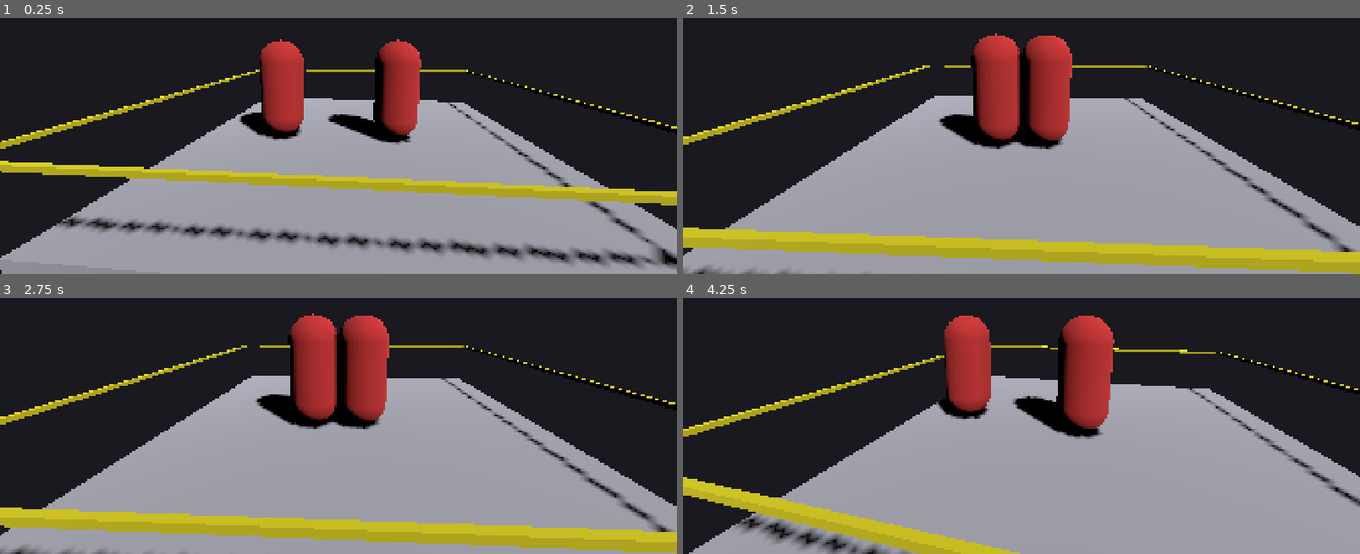
Above: before the commit, frames 1-4 (two rows, left to right).
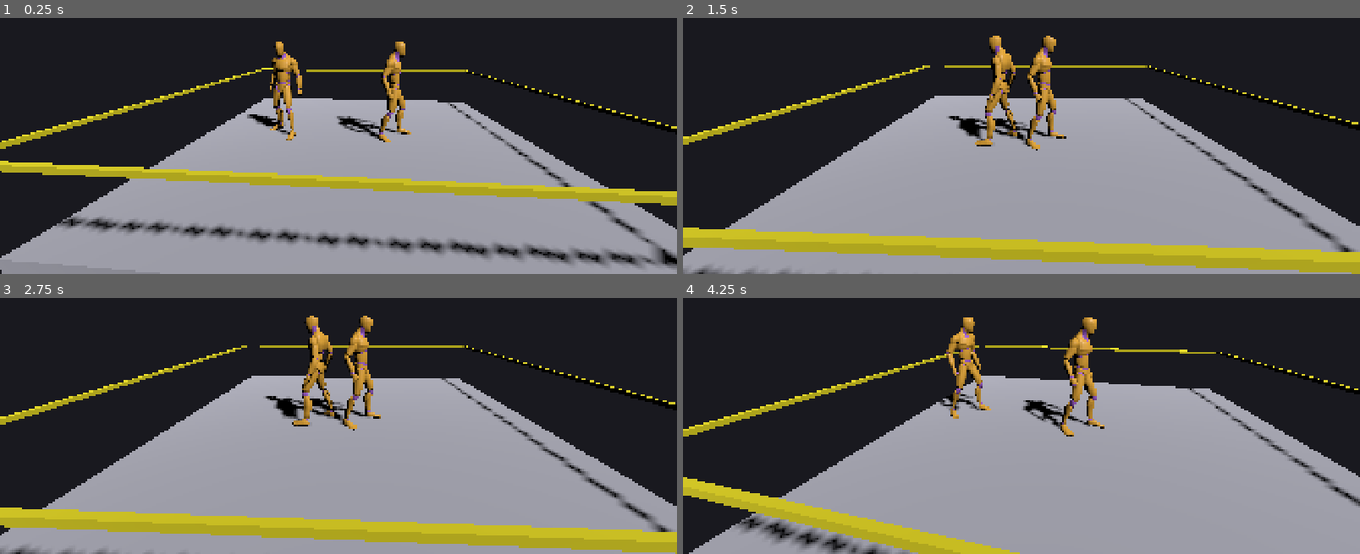
Above: after the commit, the same moments.

Repository: denhamd2/aegis
Game: Godot game, scene res://scenes/match.tscn
Same seed, same stepped clock (60 frames per second), same inputs: the game is played once before the commit and once after it.
Inputs:
- Up to frame 1 (0.25 s): no input
- Up to frame 2 (1.5 s): hold D (move_right) 0.53-1.28 s; tap K (grapple) at 0.6 s; hold S (move_down) from 1.28 s (still down); tap L (reversal) at 1.35 s
- Up to frame 3 (2.75 s): release S (move_down) at 2.03 s; hold D (move_right) from 2.03 s (still down); tap J (strike) at 2.1 s
- Up to frame 4 (4.25 s): release D (move_right) at 2.78 s; hold W (move_up) 2.78-3.53 s; tap Space (submission_hold) at 2.85 s; hold A (move_left) from 3.53 s (still down); tap K (grapple) at 3.6 s

The runs differ from the first frame. In frame 1, 5.1% of the frame differs, in the area x 35-63%, y 8-50%; in frame 2, 6.2%; in frame 3, 6.1%; in frame 4, 6.4%, in the area x 37-64%, y 6-56%.

Commit message:
Phase 3: wire in a CC0 humanoid retargeting base mesh
Sources Quaternius's Universal Animation Library (Standard, CC0) — a
65-bone skinned humanoid rig with 43 animations covering locomotion,
strikes, hit reactions, and death/roll — as the retargeting base
ARCHITECTURE.md calls for. Downloaded via itch.io's free-tier download
API (name-your-own-price, $0), license confirmed CC0 1.0 in the
package's own License.txt.

Builds a BoneMap mapping 52 of its bones onto Godot's
SkeletonProfileHumanoid (generated from the actual profile bone list,
not hand-typed, to avoid mismatches), and wires the mesh into
scenes/wrestler.tscn as the visual (keeping the original
CapsuleShape3D for collision). WrestlerController now autoplays
"Idle" on ready so the model doesn't sit in bind pose.

Verified against the real Godot binary: clean import, a real
(non-headless, OpenGL/llvmpipe) render confirms the mesh shows in a
proper idle pose at ring scale, and the full match still completes
via pinfall with the mesh wired in. 7/7 unit tests still pass.

Not done: per-state animation switching (still just static Idle
regardless of FSM state), and — per the plan's own flagged risk — no
paired grapple animations exist for this or any other free rig, so
GrappleRig still has no real paired-animation content to drive.
Documented in README.md.

Co-Authored-By: Claude Sonnet 5 <noreply@anthropic.com>
Claude-Session: https://claude.ai/code/session_014FrePquMKRRVTcBmQuSTE6

Diff:
--- /dev/null
+++ b/game/assets/characters/wrestler_bone_map.tres
@@ -0,0 +1,62 @@
+[gd_resource type="BoneMap" format=3]
+
+[sub_resource type="SkeletonProfileHumanoid" id="SkeletonProfileHumanoid_r4kxt"]
+
+[resource]
+profile = SubResource("SkeletonProfileHumanoid_r4kxt")
+bone_map/Root = &""
+bone_map/Hips = &"pelvis"
+bone_map/Spine = &"spine_01"
+bone_map/Chest = &"spine_02"
+bone_map/UpperChest = &"spine_03"
+bone_map/Neck = &"neck_01"
+bone_map/Head = &"Head"
+bone_map/LeftEye = &""
+bone_map/RightEye = &""
+bone_map/Jaw = &""
+bone_map/LeftShoulder = &"clavicle_l"
+bone_map/LeftUpperArm = &"upperarm_l"
+bone_map/LeftLowerArm = &"lowerarm_l"
+bone_map/LeftHand = &"hand_l"
+bone_map/LeftThumbMetacarpal = &"thumb_01_l"
+bone_map/LeftThumbProximal = &"thumb_02_l"
+bone_map/LeftThumbDistal = &"thumb_03_l"
+bone_map/LeftIndexProximal = &"index_01_l"
+bone_map/LeftIndexIntermediate = &"index_02_l"
+bone_map/LeftIndexDistal = &"index_03_l"
+bone_map/LeftMiddleProximal = &"middle_01_l"
+bone_map/LeftMiddleIntermediate = &"middle_02_l"
+bone_map/LeftMiddleDistal = &"middle_03_l"
+bone_map/LeftRingProximal = &"ring_01_l"
+bone_map/LeftRingIntermediate = &"ring_02_l"
+bone_map/LeftRingDistal = &"ring_03_l"
+bone_map/LeftLittleProximal = &"pinky_01_l"
+bone_map/LeftLittleIntermediate = &"pinky_02_l"
+bone_map/LeftLittleDistal = &"pinky_03_l"
+bone_map/RightShoulder = &"clavicle_r"
+bone_map/RightUpperArm = &"upperarm_r"
+bone_map/RightLowerArm = &"lowerarm_r"
+bone_map/RightHand = &"hand_r"
+bone_map/RightThumbMetacarpal = &"thumb_01_r"
+bone_map/RightThumbProximal = &"thumb_02_r"
+bone_map/RightThumbDistal = &"thumb_03_r"
+bone_map/RightIndexProximal = &"index_01_r"
+bone_map/RightIndexIntermediate = &"index_02_r"
+bone_map/RightIndexDistal = &"index_03_r"
+bone_map/RightMiddleProximal = &"middle_01_r"
+bone_map/RightMiddleIntermediate = &"middle_02_r"
+bone_map/RightMiddleDistal = &"middle_03_r"
+bone_map/RightRingProximal = &"ring_01_r"
+bone_map/RightRingIntermediate = &"ring_02_r"
+bone_map/RightRingDistal = &"ring_03_r"
+bone_map/RightLittleProximal = &"pinky_01_r"
+bone_map/RightLittleIntermediate = &"pinky_02_r"
+bone_map/RightLittleDistal = &"pinky_03_r"
+bone_map/LeftUpperLeg = &"thigh_l"
+bone_map/LeftLowerLeg = &"calf_l"
+bone_map/LeftFoot = &"foot_l"
+bone_map/LeftToes = &"ball_l"
+bone_map/RightUpperLeg = &"thigh_r"
+bone_map/RightLowerLeg = &"calf_r"
+bone_map/RightFoot = &"foot_r"
+bone_map/RightToes = &"ball_r"
--- a/game/core/match/wrestler_controller.gd
+++ b/game/core/match/wrestler_controller.gd
@@ -41,6 +41,11 @@
 var fsm: WrestlerFSM
 var combat: CombatSystem
 var grapple_rig: GrappleRig
+## Retargeted CC0 base mesh's own AnimationPlayer (see
+## assets/characters/CREDITS.md). Phase 2 just plays "Idle" as a static
+## default so the model isn't stuck in bind pose — per-state animation
+## driven by an AnimationTree mirroring the FSM is Phase 3/4 work.
+var anim_player: AnimationPlayer
 
 var _move_ticks_remaining: int = 0
 var _active_move: MoveDef
@@ -77,6 +82,10 @@
 	ai = get_node_or_null("AI")
 	if ai:
 		ai.controller = self
+
+	anim_player = find_child("AnimationPlayer", true, false) as AnimationPlayer
+	if anim_player and anim_player.has_animation("Idle"):
+		anim_player.play("Idle")
 
 func _resolve_paths() -> void:
 	if opponent_path != NodePath():
--- a/game/scenes/wrestler.tscn
+++ b/game/scenes/wrestler.tscn
@@ -1,18 +1,12 @@
-[gd_scene load_steps=6 format=3]
+[gd_scene load_steps=5 format=3]
 
 [ext_resource type="Script" path="res://core/match/wrestler_controller.gd" id="1"]
 [ext_resource type="Script" path="res://core/ai/wrestler_ai.gd" id="2"]
+[ext_resource type="PackedScene" path="res://assets/characters/wrestler_base.glb" id="3"]
 
 [sub_resource type="CapsuleShape3D" id="CapsuleShape3D_1"]
 radius = 0.4
 height = 1.8
-
-[sub_resource type="CapsuleMesh" id="CapsuleMesh_1"]
-radius = 0.4
-height = 1.8
-
-[sub_resource type="StandardMaterial3D" id="StandardMaterial3D_1"]
-albedo_color = Color(0.8, 0.2, 0.2, 1)
 
 [node name="Wrestler" type="CharacterBody3D" node_paths=PackedStringArray()]
 script = ExtResource("1")
@@ -21,10 +15,7 @@
 shape = SubResource("CapsuleShape3D_1")
 position = Vector3(0, 0.9, 0)
 
-[node name="MeshInstance3D" type="MeshInstance3D" parent="."]
-mesh = SubResource("CapsuleMesh_1")
-surface_material_override/0 = SubResource("StandardMaterial3D_1")
-position = Vector3(0, 0.9, 0)
+[node name="CharacterModel" parent="." instance=ExtResource("3")]
 
 [node name="AI" type="Node" parent="."]
 script = ExtResource("2")
Binary file added: game/assets/characters/wrestler_base.glb
Not shown, added: game/assets/characters/wrestler_base.glb.import
Binary file added: game/assets/characters/wrestler_base_root_motion.glb
Not shown, added: game/assets/characters/wrestler_base_root_motion.glb.import
Not shown, changed: README.md
Not shown, added: game/assets/characters/CREDITS.md
